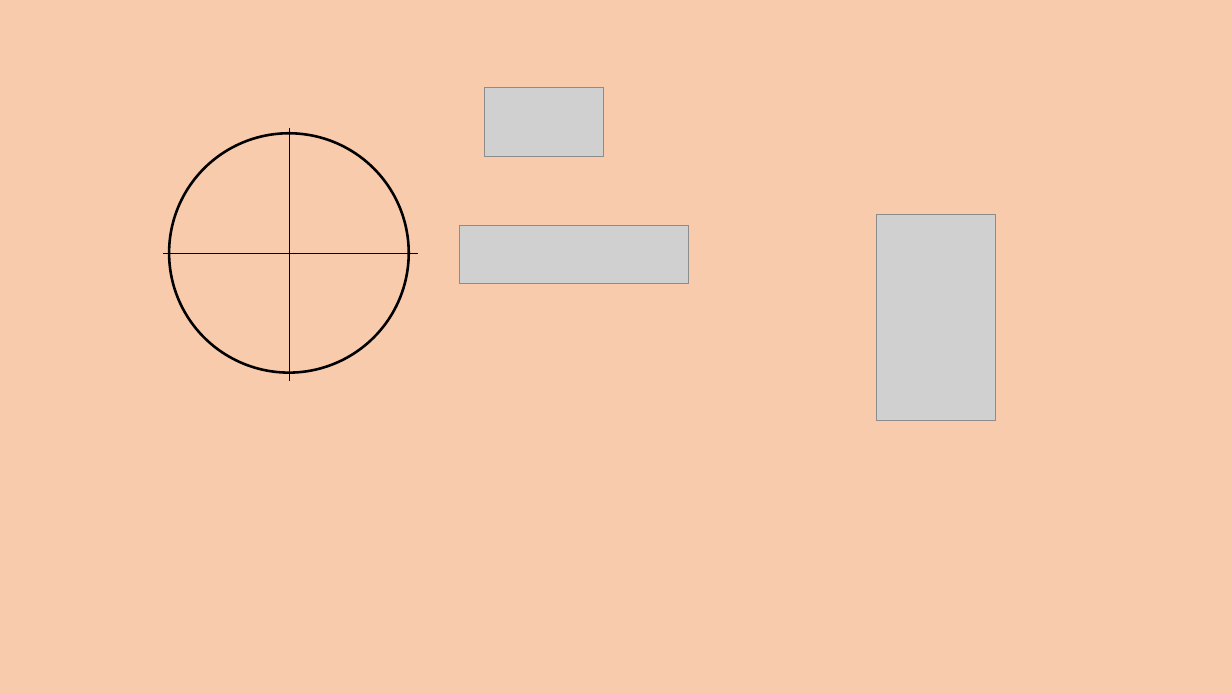
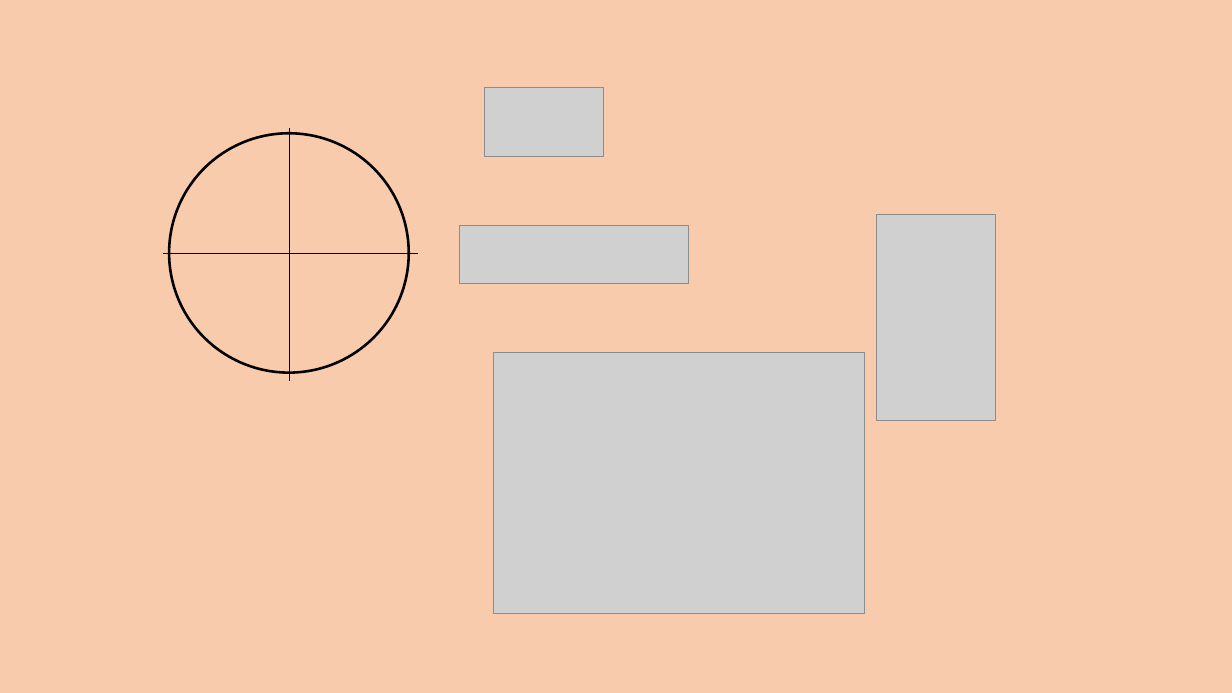
Before and after one commit to Aaperezon/rover2020, a slide deck: slide 1 of RoverNASA2020/InterfaceImages.pptx. Drawn at 1232x693 pixels with LibreOffice and Linux fonts; fonts in the diff are those of the drawing; grey boxes stand for pictures. Boxes give left, top, right and bottom in pixels: in the first picture for what was removed or moved away, otherwise in the second. Text is boxed around its words. In the diff, an @@ line names an element or a change of style, - is before the commit and + after.

```diff
--- a/RoverNASA2020/InterfaceImages.pptx
+++ b/RoverNASA2020/InterfaceImages.pptx
@@ picture added at (494, 352, 865, 614) @@
```
Also in this commit, not shown: 14 other files.
